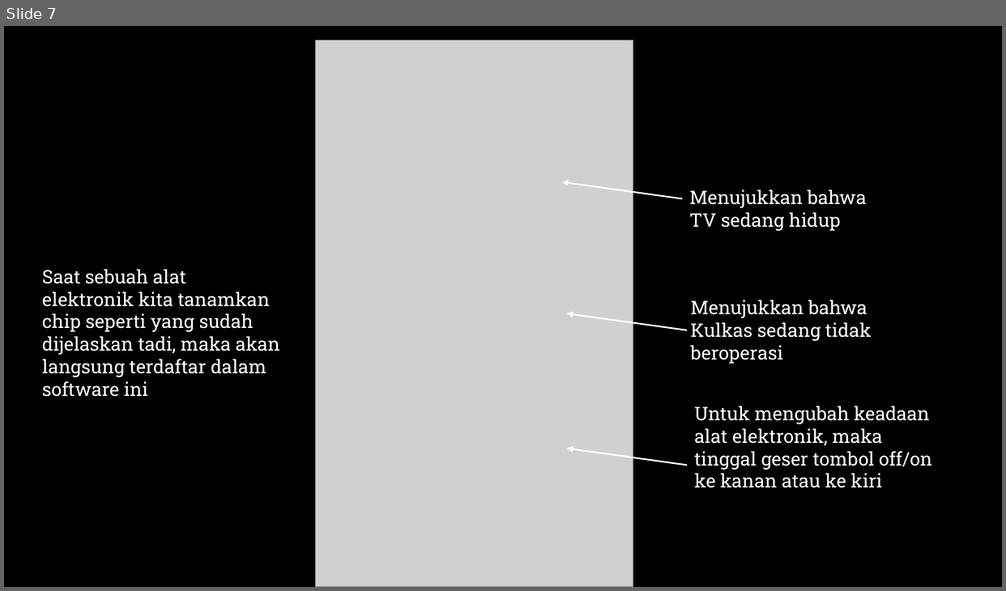
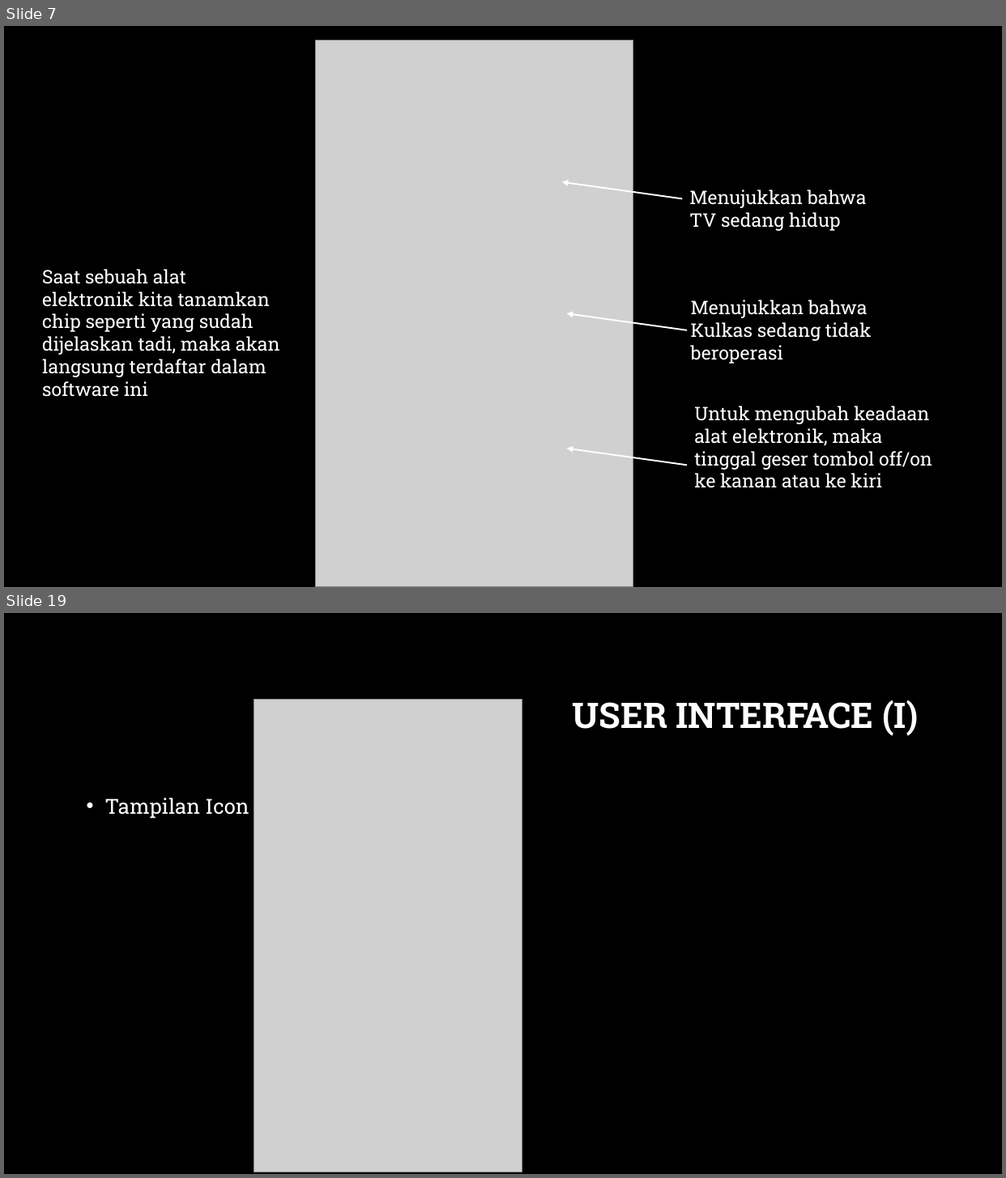
Before and after one commit to davidbezalel/test, a slide deck: bahanPresentasi.pptx. Shown one above the other, each under a label of ours: slide 7 before the commit, slides 7 and 19 after it; the slides between them are not shown. The pictures are 1006x591 and 1006x1178 pixels, drawn with LibreOffice and Linux fonts; fonts in the diff are those of the drawing; grey boxes stand for pictures; background and template pictures are left out. Boxes give left, top, right and bottom in pixels: in the first picture for what was removed or moved away, otherwise in the second. Text is boxed around its words. In the diff, an @@ line names an element or a change of style, - is before the commit and + after.

```diff
--- a/bahanPresentasi.pptx
+++ b/bahanPresentasi.pptx
@@ slide 19 added at [4,613,1002,1174], background picture (left out) @@
@@ picture added at [254,700,522,1172] @@
@@ title added at [573,700,918,736], 34 pt, text #FFFFFF, bold @@
+USER INTERFACE (I)
@@ text added at [105,798,249,819], 20 pt, text #FFFFFF @@
+• Tampilan Icon
```
Also in this commit, not shown: 10 slides changed, 6 other slides added.
